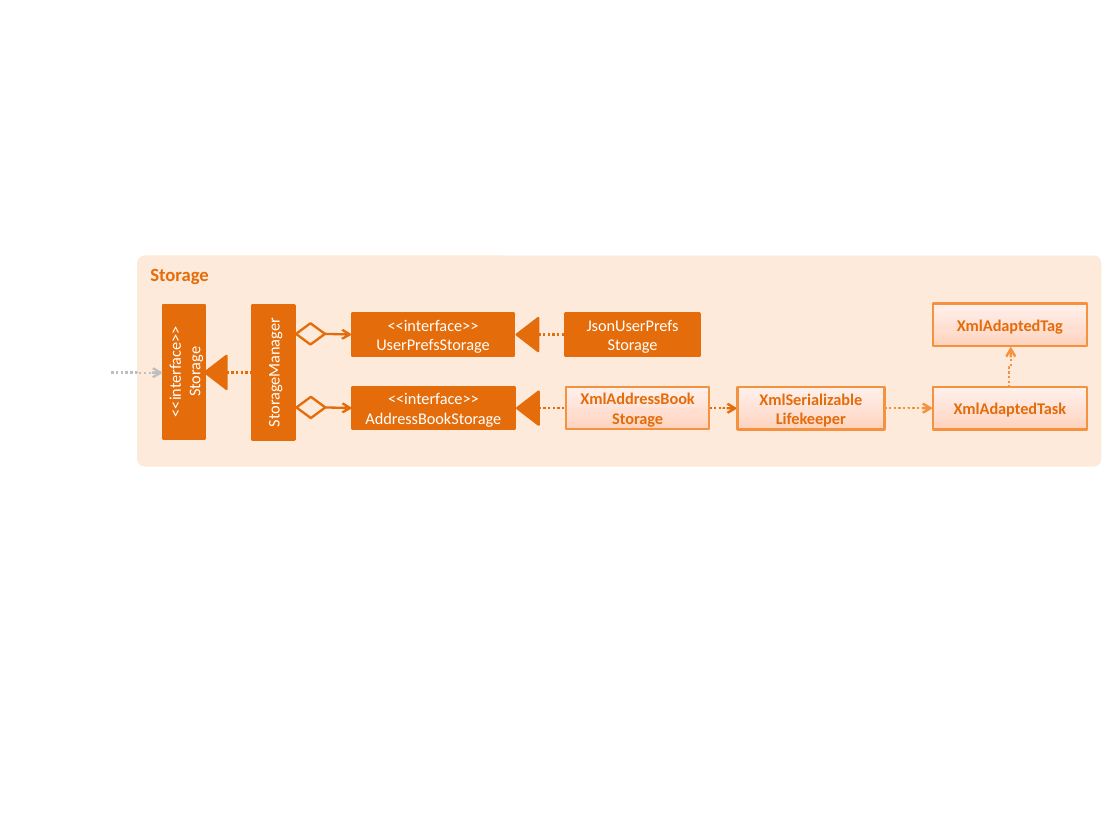
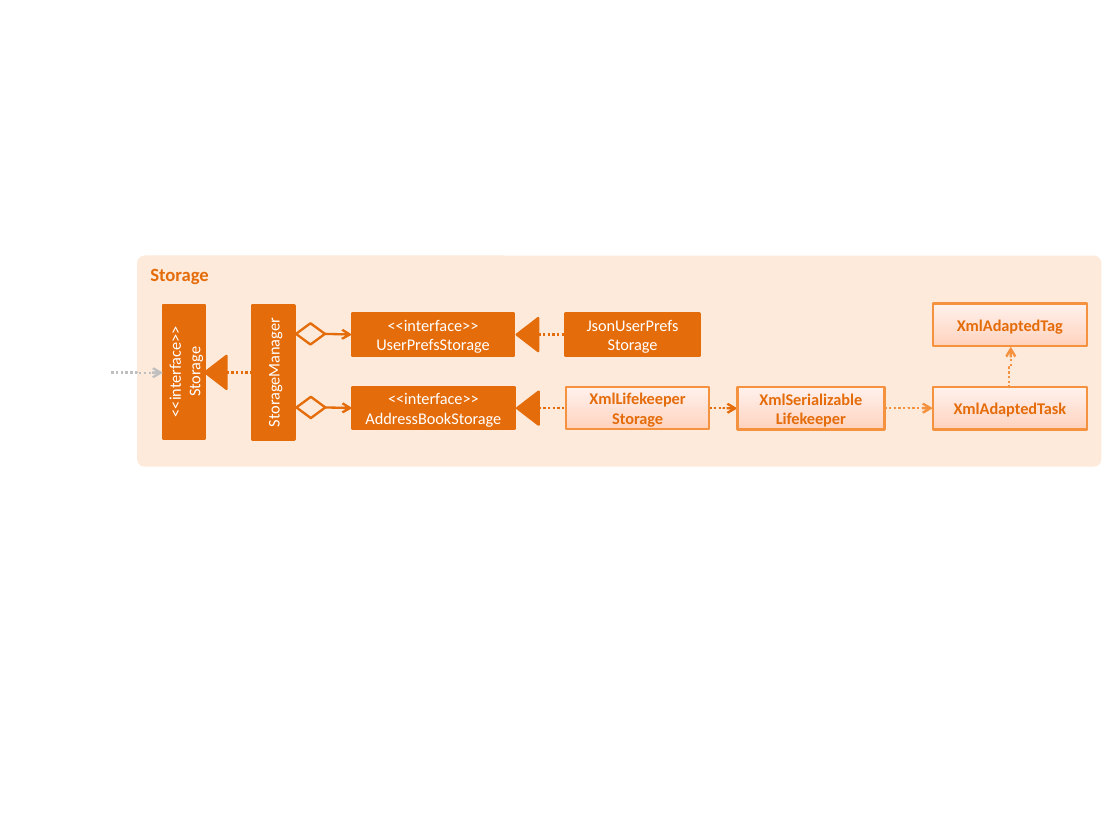
Before and after one commit to nus-cs2103-AY1617S1/addressbook-level4, a slide deck: slide 8 of docs/diagrams/Diagrams.pptx. Drawn at 1120x840 pixels with LibreOffice and Linux fonts; fonts in the diff are those of the drawing. Boxes give left, top, right and bottom in pixels: in the first picture for what was removed or moved away, otherwise in the second. Text is boxed around its words. In the diff, an @@ line names an element or a change of style, - is before the commit and + after.

```diff
--- a/docs/diagrams/Diagrams.pptx
+++ b/docs/diagrams/Diagrams.pptx
@@ text in rectangle at <box>589,392,685,429</box>: text changed @@
-XmlAddressBook
-Storage
+XmlLifekeeper
+Storage
```
Also in this commit, not shown: 2 other slides changed, 7 other files.
